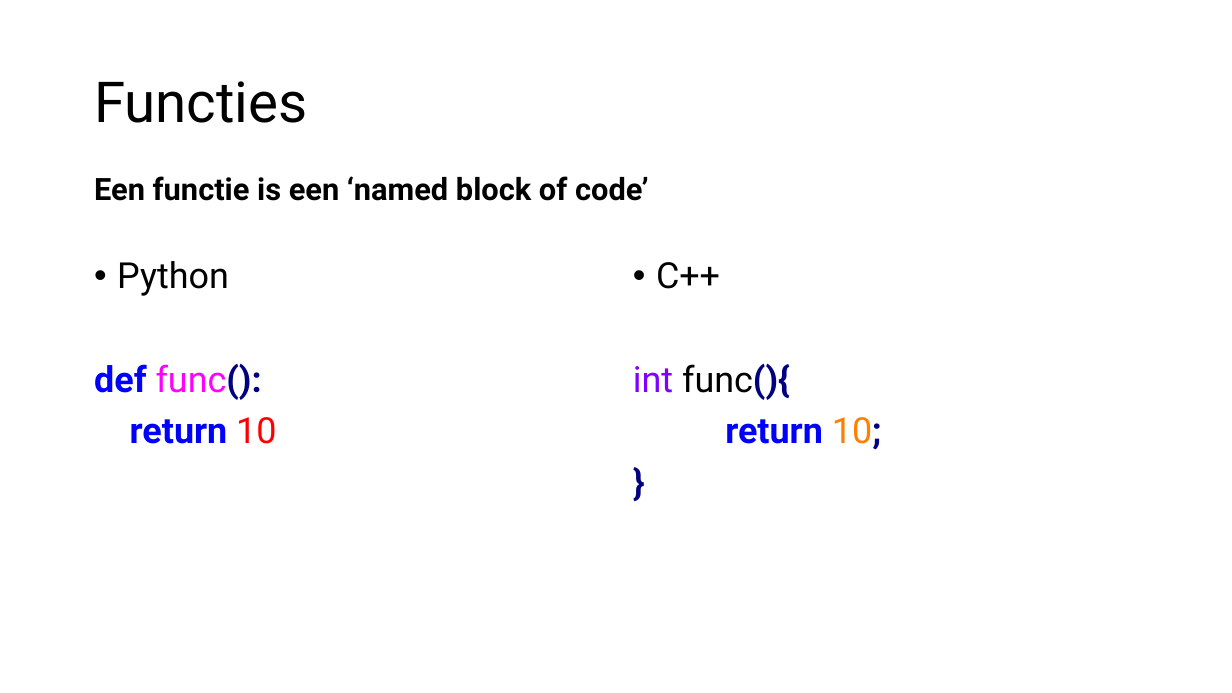
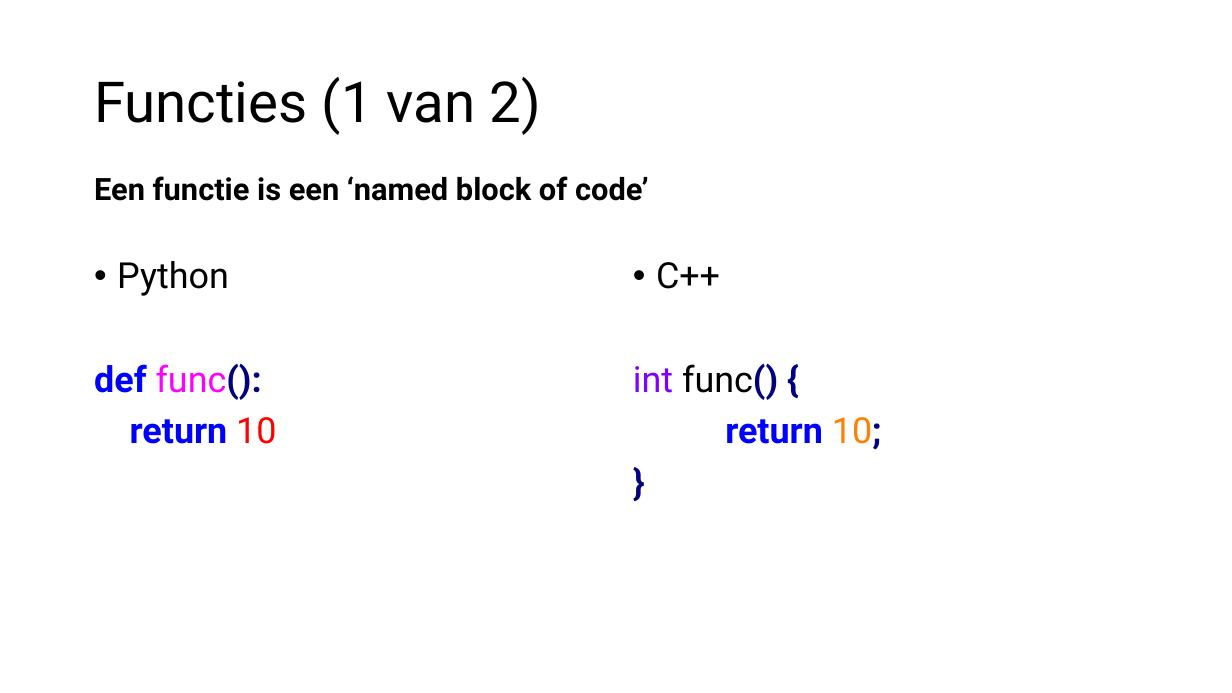
Before and after one commit to HU-TI-DEV/TI-S2, a slide deck: slide 8 of slides/S2_Functions.pptx. Drawn at 1232x693 pixels with LibreOffice and Linux fonts; fonts in the diff are those of the drawing. Boxes give left, top, right and bottom in pixels: in the first picture for what was removed or moved away, otherwise in the second. Text is boxed around its words. In the diff, an @@ line names an element or a change of style, - is before the commit and + after.

Commit message:
Functies slides - iets aangepast (niet inhoudelijk)

```diff
--- a/slides/S2_Functions.pptx
+++ b/slides/S2_Functions.pptx
@@ title at [94, 77, 541, 135]: text changed @@
-Functies
+Functies (1 van 2)
@@ text at [633, 364, 778, 400]: spaces changed @@
-int func(){
+int func() {
```
Also in this commit, not shown: 18 other slides changed, 1 other file.
